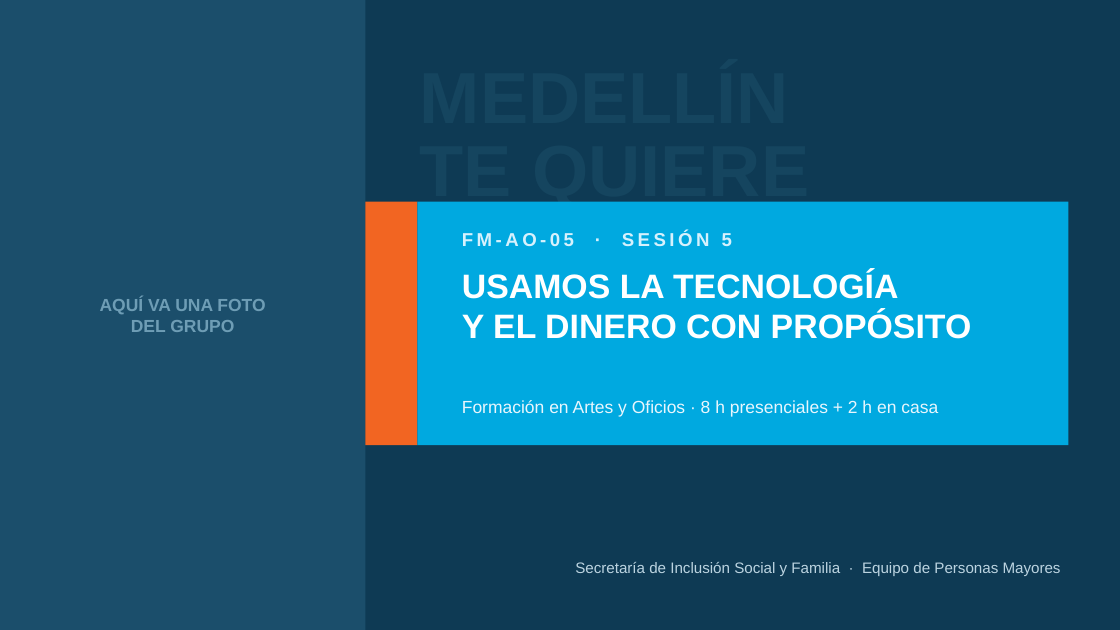
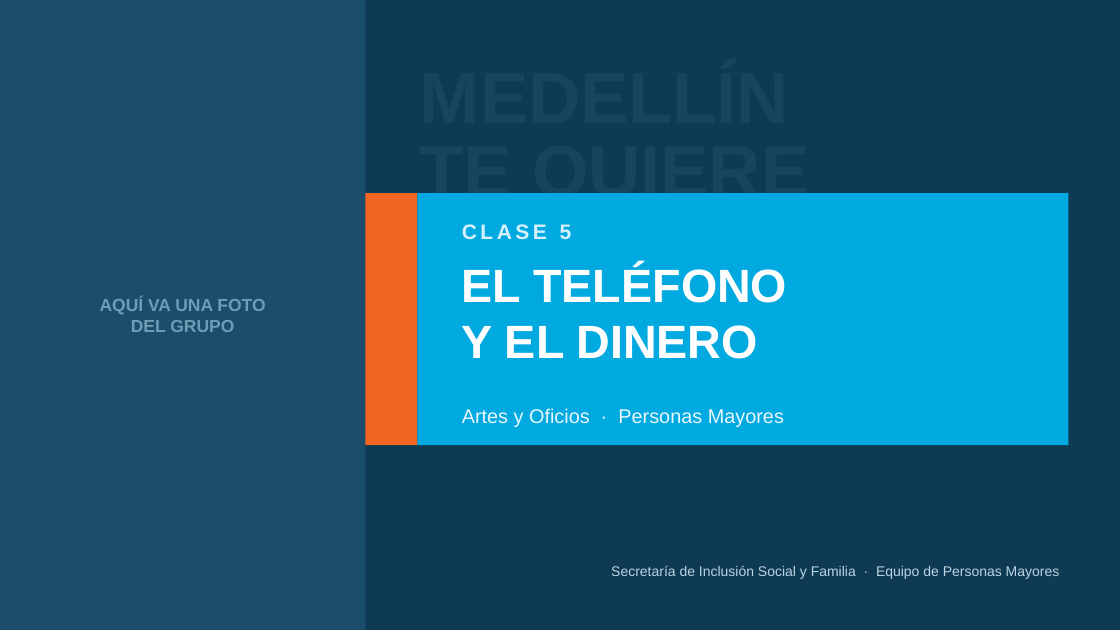
Before and after one commit to alquimia7ia-blip/Alquimia, a slide deck: slide 1 of docs/proyectos/personas-mayores/PPT_Sesion_5_Tecnologia_y_Dinero.pptx. Drawn at 1120x630 pixels with LibreOffice and Linux fonts; fonts in the diff are those of the drawing. Boxes give left, top, right and bottom in pixels: in the first picture for what was removed or moved away, otherwise in the second. Text is boxed around its words. In the diff, an @@ line names an element or a change of style, - is before the commit and + after.

```diff
--- a/docs/proyectos/personas-mayores/PPT_Sesion_5_Tecnologia_y_Dinero.pptx
+++ b/docs/proyectos/personas-mayores/PPT_Sesion_5_Tecnologia_y_Dinero.pptx
@@ rectangle: place and size @@
-rectangle at (365, 202, 418, 445)
+rectangle at (365, 193, 418, 445)
@@ rectangle: place and size @@
-rectangle at (418, 202, 1069, 445)
+rectangle at (418, 193, 1069, 445)
@@ text at (462, 224, 572, 239): text changed; size 16 to 18 pt @@
-FM-AO-05 · SESIÓN 5
+CLASE 5
@@ text at (462, 266, 787, 359): text changed; size 29 to 40 pt @@
-USAMOS LA TECNOLOGÍA
-Y EL DINERO CON PROPÓSITO
+EL TELÉFONO
+Y EL DINERO
@@ text at (462, 408, 784, 427): text changed; size 15 to 17 pt @@
-Formación en Artes y Oficios · 8 h presenciales + 2 h en casa
+Artes y Oficios · Personas Mayores
@@ text "Secretaría de Inclusión Social y ..." at (611, 565, 1060, 579): size 13 to 12 pt @@
```
Also in this commit, not shown: 4 other slides changed, 20 slides added, 22 slides removed, 4 other files.
